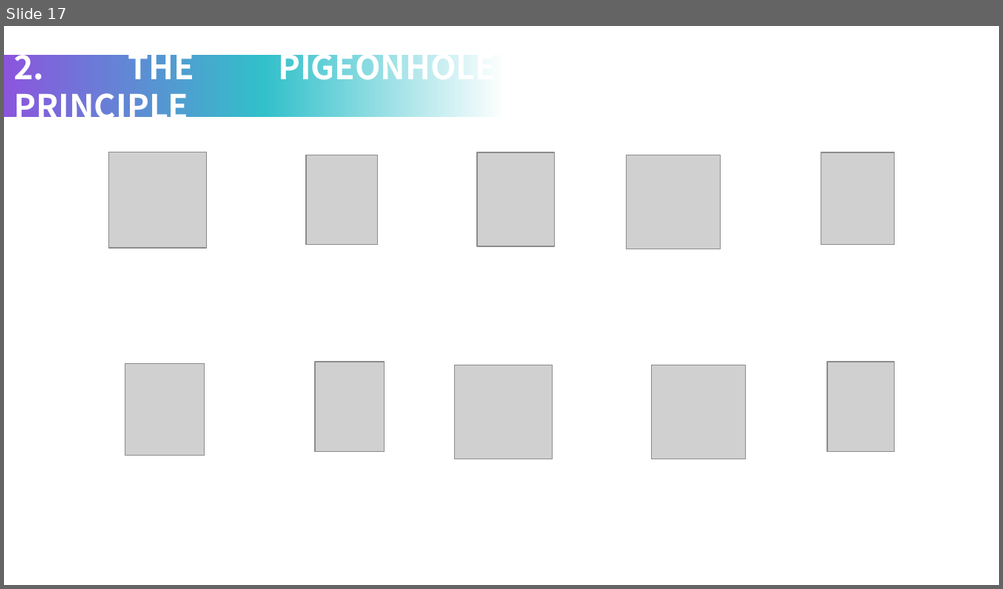
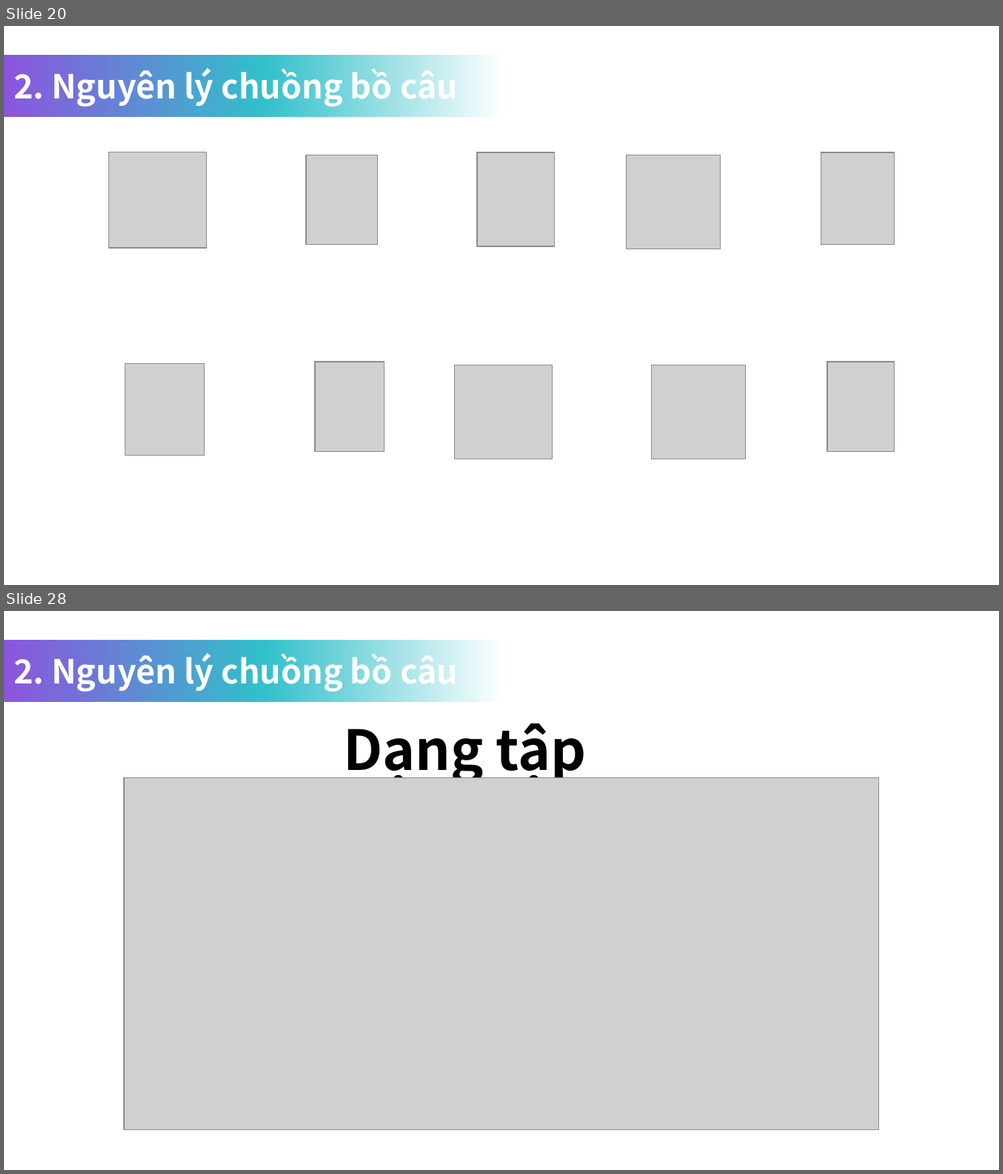
Before and after one commit to nhoxnho1212/TTToanTin, a slide deck: edit/demo.pptx. Shown one above the other, each under a label of ours: slide 17 before the commit, slides 20 and 28 after it; the slides between them are not shown. The pictures are 1003x589 and 1003x1174 pixels, drawn with LibreOffice and Linux fonts; fonts in the diff are those of the drawing; grey boxes stand for pictures. Boxes give left, top, right and bottom in pixels: in the first picture for what was removed or moved away, otherwise in the second. Text is boxed around its words. In the diff, an @@ line names an element or a change of style, - is before the commit and + after.

```diff
--- a/edit/demo.pptx
+++ b/edit/demo.pptx
@@ slide 28 added at <box>4,611,999,1170</box>, background #FFFFFF @@
@@ rectangle added at <box>916,611,999,1170</box>, fill #FFFFFF @@
@@ rectangle added at <box>4,640,505,701</box>, fill gradient #8B55DE to #32C0CA to #FFFFFF, 24 pt, text #FFFFFF, bold @@
+2. Nguyên lý chuồng bồ câu
@@ text added at <box>343,723,586,853</box>, 40 pt, text #000000, bold @@
+Dạng tập hợp
@@ picture added at <box>125,778,879,1130</box> @@
@@ what was slide 17 is now slide 20 @@
@@ slide 20 changed as well @@
@@ text in rectangle at <box>14,68,458,107</box>: text changed @@
-2. THE PIGEONHOLE PRINCIPLE
+2. Nguyên lý chuồng bồ câu
```
Also in this commit, not shown: 12 other slides changed, 14 other slides added, 8 slides removed.
